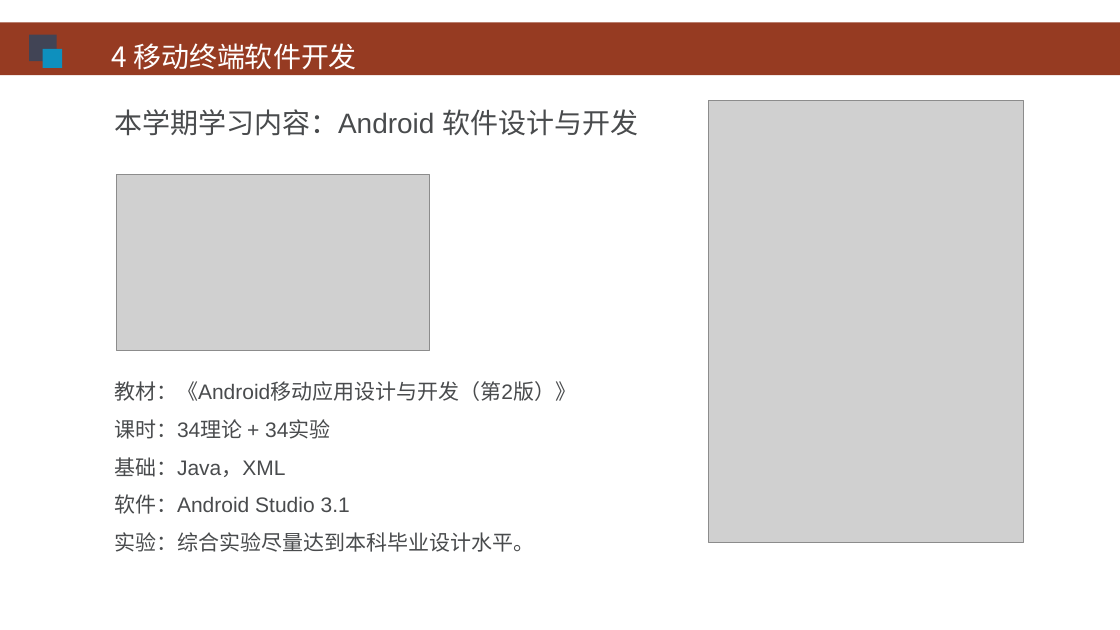
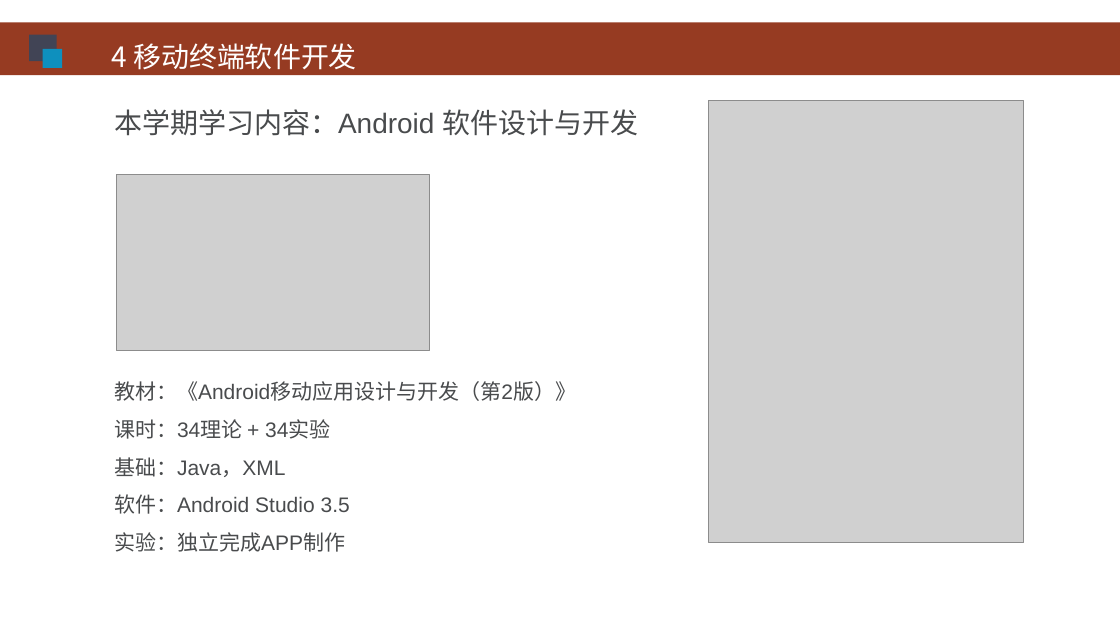
Before and after one commit to HBU/Android-PPT, a slide deck: slide 7 of 00.0 -- 移动开发 -- 第00章.ppt (slide 8 before the commit). Drawn at 1120x630 pixels with LibreOffice and Linux fonts; fonts in the diff are those of the drawing; grey boxes stand for pictures; background and template pictures are left out. Boxes give left, top, right and bottom in pixels: in the first picture for what was removed or moved away, otherwise in the second. Text is boxed around its words. In the diff, an @@ line names an element or a change of style, - is before the commit and + after.

```diff
--- a/00.0 -- 移动开发 -- 第00章.ppt
+++ b/00.0 -- 移动开发 -- 第00章.ppt
@@ text at (x1=114, y1=494, x2=350, y2=552): text changed @@
-软件：Android Studio 3.1
-实验：综合实验尽量达到本科毕业设计水平。
+软件：Android Studio 3.5
+实验：独立完成APP制作
```
Also in this commit, not shown: 4 other slides changed, 1 slide removed, 1 other file.
